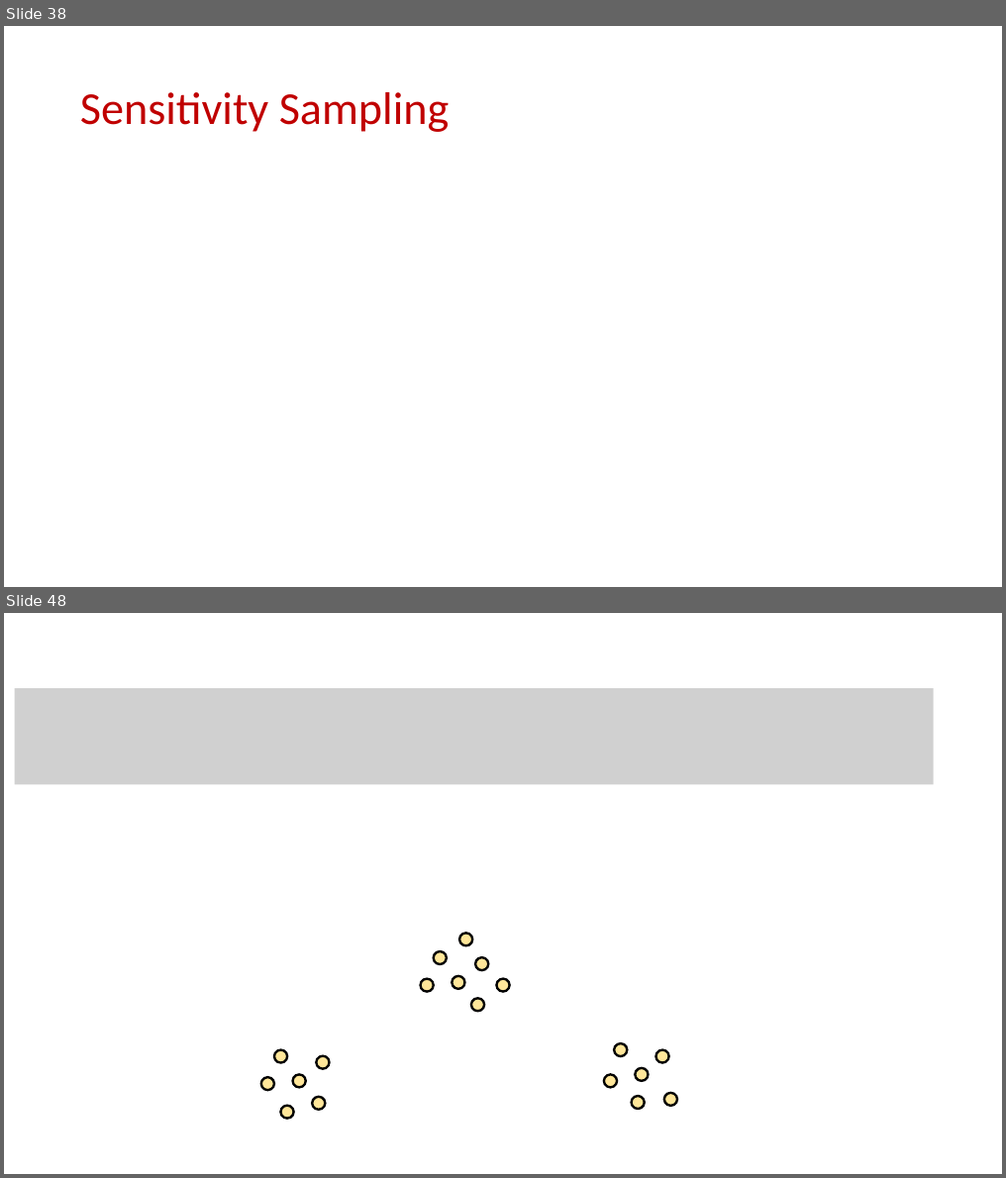
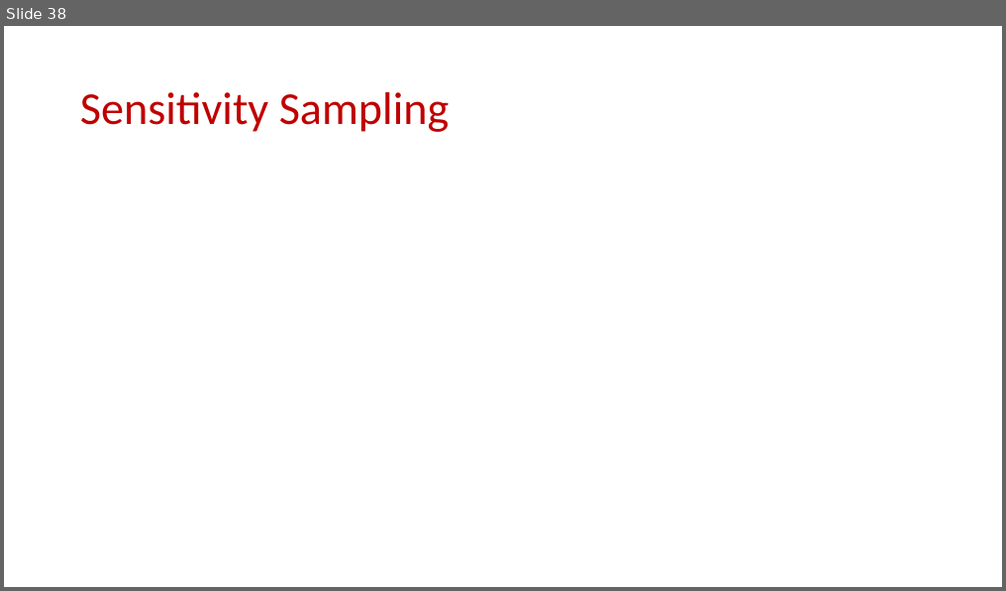
Before and after one commit to samsonzhou/samsonzhou.github.io, a slide deck: CSCE689-23/L24.pptx. Shown one above the other, each under a label of ours: slides 38 and 48 before the commit, slide 38 after it; the slides between them are not shown. The pictures are 1006x1178 and 1006x591 pixels, drawn with LibreOffice and Linux fonts; fonts in the diff are those of the drawing; grey boxes stand for pictures. Boxes give left, top, right and bottom in pixels: in the first picture for what was removed or moved away, otherwise in the second. Text is boxed around its words. In the diff, an @@ line names an element or a change of style, - is before the commit and + after.

```diff
--- a/CSCE689-23/L24.pptx
+++ b/CSCE689-23/L24.pptx
@@ slide 48 removed at (x1=4, y1=613, x2=1002, y2=1174), background #FFFFFF @@
@@ picture removed at (x1=15, y1=688, x2=933, y2=785) @@
@@ ellipse removed at (x1=460, y1=934, x2=472, y2=947) @@
@@ ellipse removed at (x1=434, y1=952, x2=447, y2=964) @@
@@ ellipse removed at (x1=475, y1=959, x2=488, y2=970) @@
@@ ellipse removed at (x1=420, y1=979, x2=433, y2=992) @@
@@ ellipse removed at (x1=451, y1=976, x2=464, y2=989) @@
@@ ellipse removed at (x1=471, y1=998, x2=484, y2=1011) @@
@@ ellipse removed at (x1=497, y1=979, x2=509, y2=992) @@
@@ ellipse removed at (x1=274, y1=1051, x2=287, y2=1062) @@
@@ ellipse removed at (x1=316, y1=1057, x2=329, y2=1069) @@
@@ ellipse removed at (x1=614, y1=1045, x2=627, y2=1057) @@
@@ ellipse removed at (x1=656, y1=1051, x2=668, y2=1062) @@
@@ ellipse removed at (x1=261, y1=1078, x2=274, y2=1090) @@
@@ ellipse removed at (x1=293, y1=1075, x2=306, y2=1087) @@
@@ ellipse removed at (x1=604, y1=1075, x2=617, y2=1087) @@
@@ ellipse removed at (x1=635, y1=1068, x2=648, y2=1081) @@
@@ ellipse removed at (x1=281, y1=1106, x2=294, y2=1118) @@
@@ ellipse removed at (x1=313, y1=1097, x2=325, y2=1110) @@
@@ ellipse removed at (x1=632, y1=1096, x2=645, y2=1109) @@
@@ ellipse removed at (x1=664, y1=1093, x2=677, y2=1106) @@
```
Also in this commit, not shown: 36 other slides removed, 3 other files.
